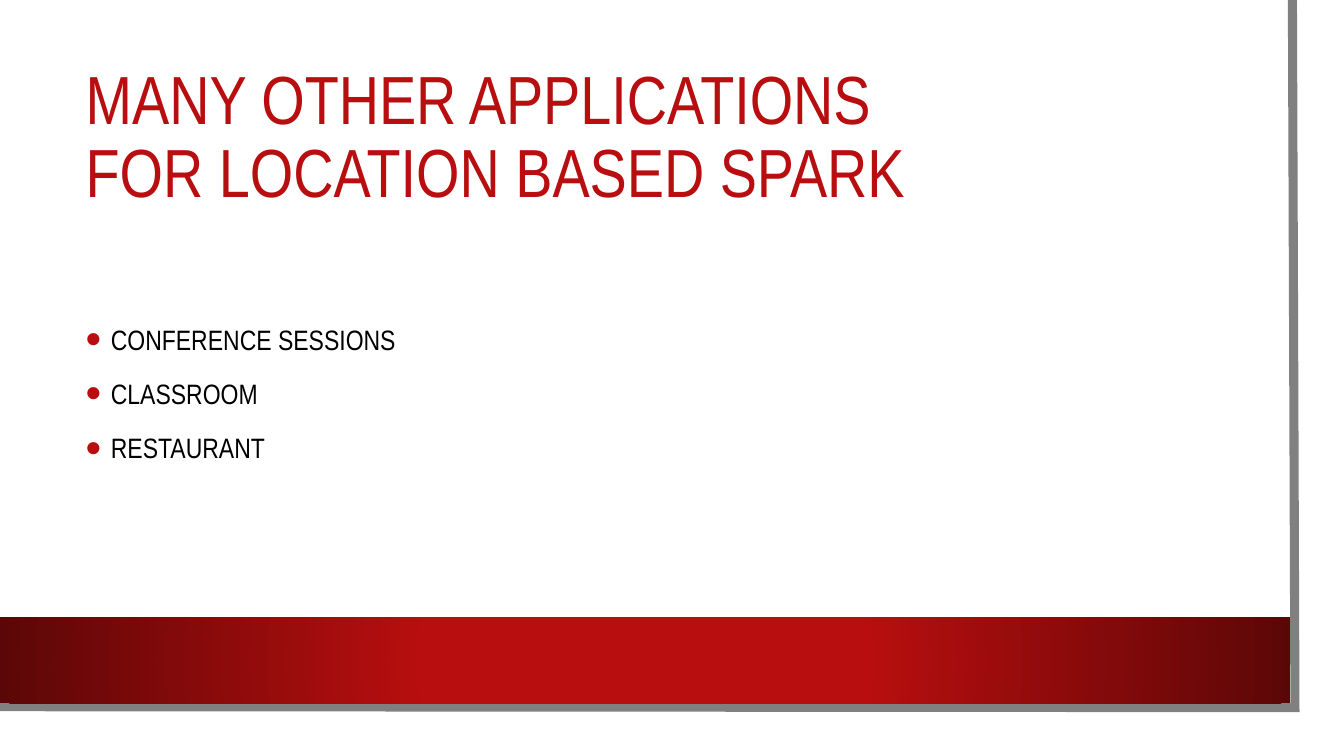
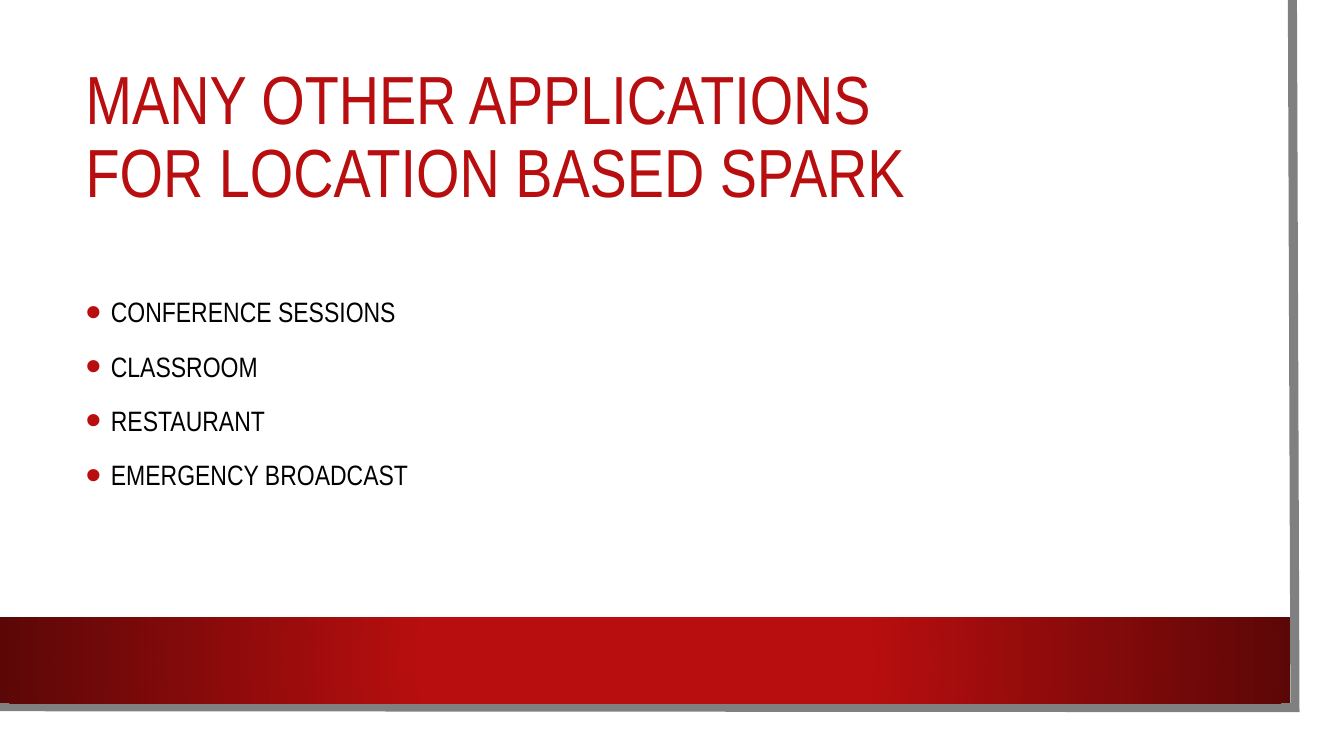
Before and after one commit to hackathonprojs/cisco16, a slide deck: slide 8 of presentation/Intelli-mo.pptx. Drawn at 1344x756 pixels with LibreOffice and Linux fonts; fonts in the diff are those of the drawing; background and template pictures are left out. Boxes give left, top, right and bottom in pixels: in the first picture for what was removed or moved away, otherwise in the second. Text is boxed around its words. In the diff, an @@ line names an element or a change of style, - is before the commit and + after.

Commit message:
presentation

```diff
--- a/presentation/Intelli-mo.pptx
+++ b/presentation/Intelli-mo.pptx
@@ text at (111, 465, 408, 486): paragraph added @@
+• EMERGENCY BROADCAST
```
Also in this commit, not shown: 1 other file.
